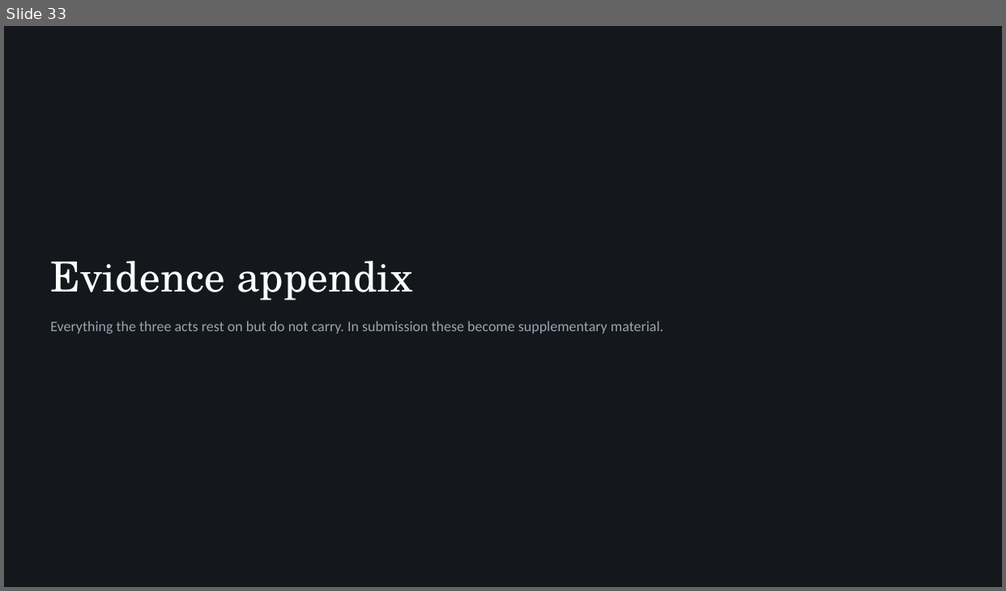
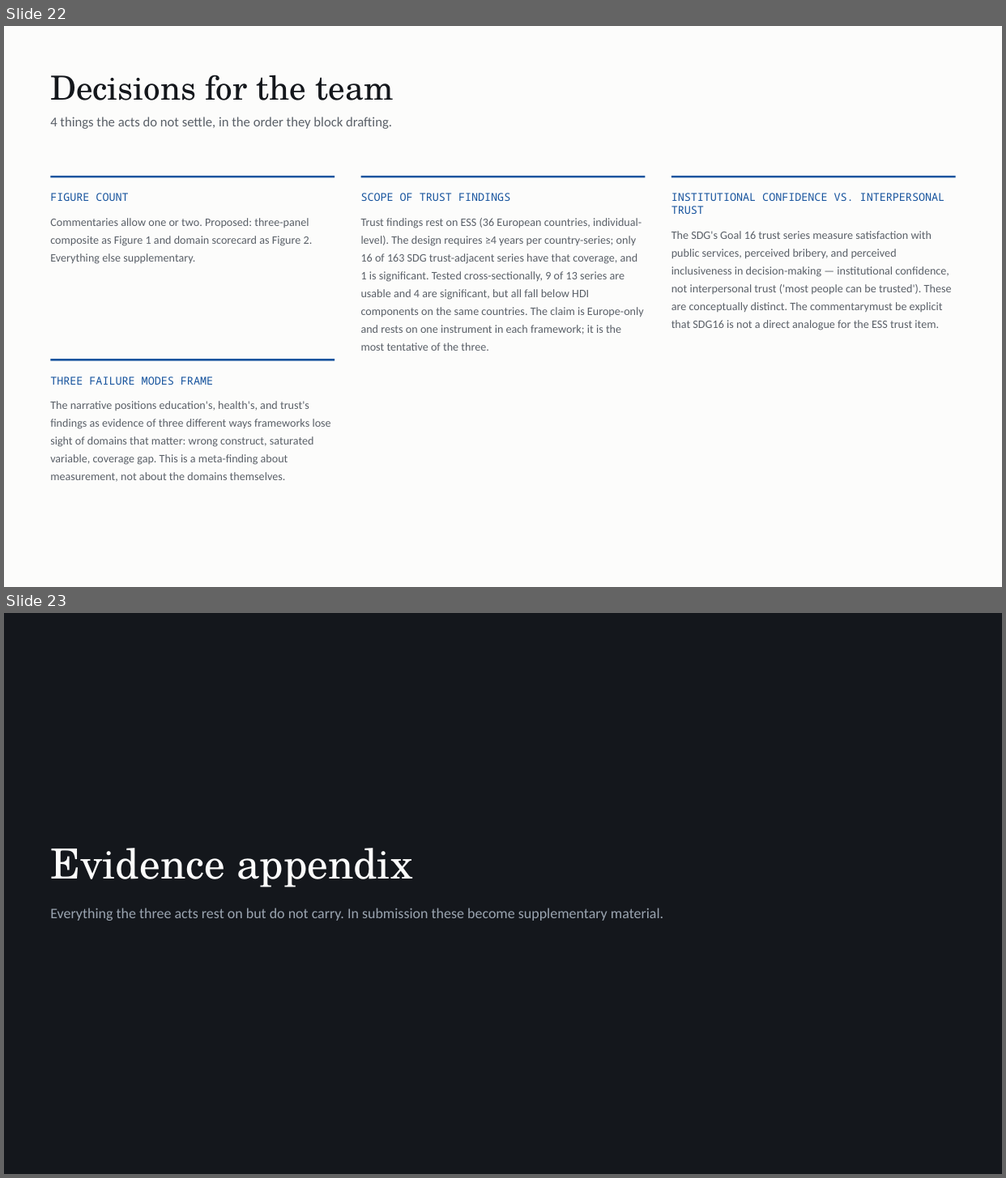
Before and after one commit to cwejnert/HDI-Happiness, a slide deck: deck/Measured_Where_It_Varies.pptx. Shown one above the other, each under a label of ours: slide 33 before the commit, slides 22 and 23 after it. The pictures are 1006x591 and 1006x1178 pixels, drawn with LibreOffice and Linux fonts; fonts in the diff are those of the drawing. Boxes give left, top, right and bottom in pixels: in the first picture for what was removed or moved away, otherwise in the second. Text is boxed around its words. In the diff, an @@ line names an element or a change of style, - is before the commit and + after.

```diff
--- a/deck/Measured_Where_It_Varies.pptx
+++ b/deck/Measured_Where_It_Varies.pptx
@@ slide 22 added at [4, 26, 1002, 587], background #FCFCFB @@
@@ text added at [50, 75, 394, 129], 13 pt, text #5A6068 @@
+Decisions for the team
+4 things the acts do not settle, in the order they block drafting.
@@ rectangle added at [50, 176, 335, 178], fill #17549E @@
@@ text added at [50, 193, 313, 264], 11 pt, text #5A6068 @@
+FIGURE COUNT
+Commentaries allow one or two. Proposed: three-panel composite as Figure 1 and domain scorecard as Figure 2. Everything else supplementary.
@@ rectangle added at [361, 176, 646, 178], fill #17549E @@
@@ text added at [361, 193, 644, 335], 11 pt, text #5A6068 @@
+SCOPE OF TRUST FINDINGS
+Trust findings rest on ESS (36 European countries, individual-level). The design requires ≥4 years per country-series; only 16 of 163 SDG trust-adjacent series have that coverage, and 1 is significant. Tested cross-sectionally, 9 of 13 series are usable and 4 are significant, but all fall below HDI components on the same countries. The claim is Europe-only and rests on one instrument in each framework; it is the most tentative of the three.
@@ rectangle added at [671, 176, 957, 178], fill #17549E @@
@@ text added at [671, 193, 952, 331], 11 pt, text #5A6068 @@
+INSTITUTIONAL CONFIDENCE VS. INTERPERSONAL TRUST
+The SDG's Goal 16 trust series measure satisfaction with public services, perceived bribery, and perceived inclusiveness in decision-making — institutional confidence, not interpersonal trust ('most people can be trusted'). These are conceptually distinct. The commentarymust be explicit that SDG16 is not a direct analogue for the ESS trust item.
@@ rectangle added at [50, 359, 335, 361], fill #17549E @@
@@ text added at [50, 377, 331, 482], 11 pt, text #5A6068 @@
+THREE FAILURE MODES FRAME
+The narrative positions education's, health's, and trust's findings as evidence of three different ways frameworks lose sight of domains that matter: wrong construct, saturated variable, coverage gap. This is a meta-finding about measurement, not about the domains themselves.
@@ what was slide 33 is now slide 23 @@
```
Also in this commit, not shown: 18 slides changed, 3 other slides added, 24 slides removed, 2 other files.
